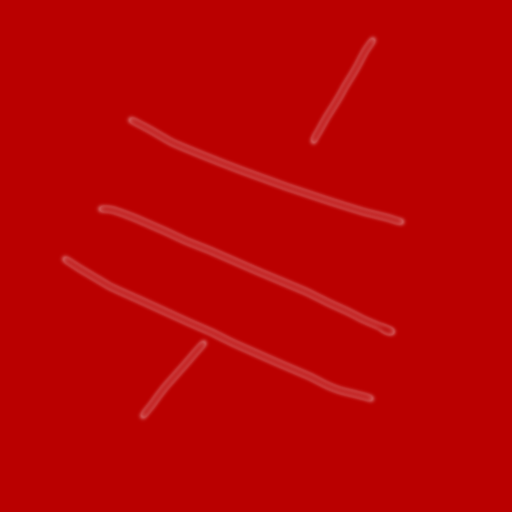
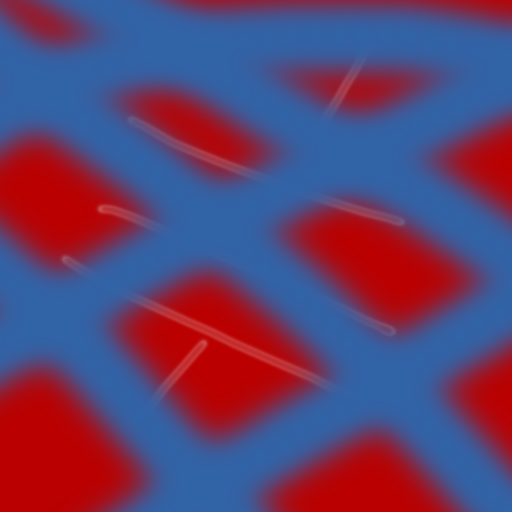
Layered file, before and after one edit (512x512). Changes by layer:
added layer "Layer 3" above "Layer 2" over [0, 0, 512, 512]
